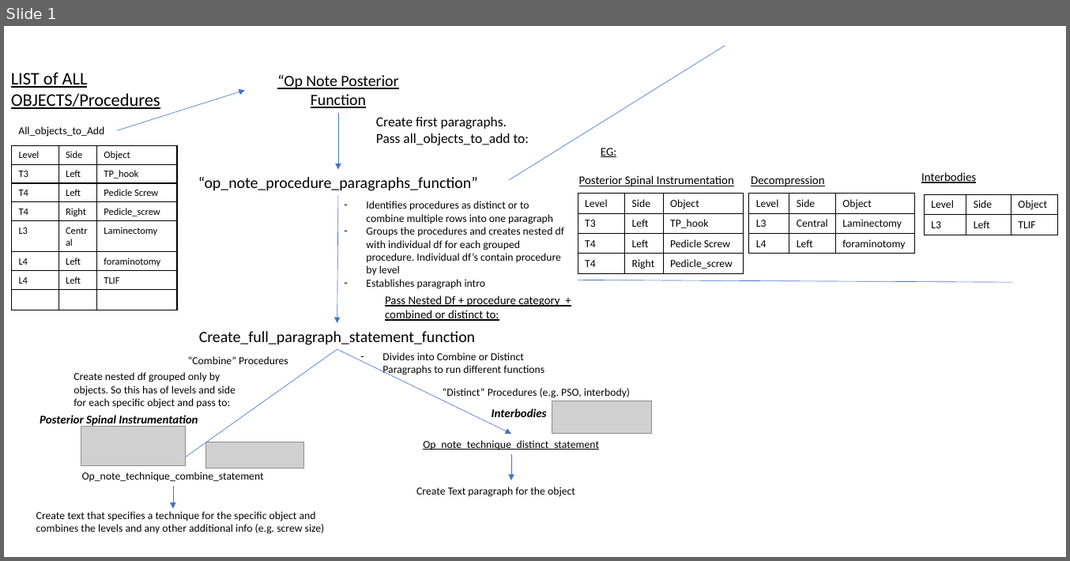
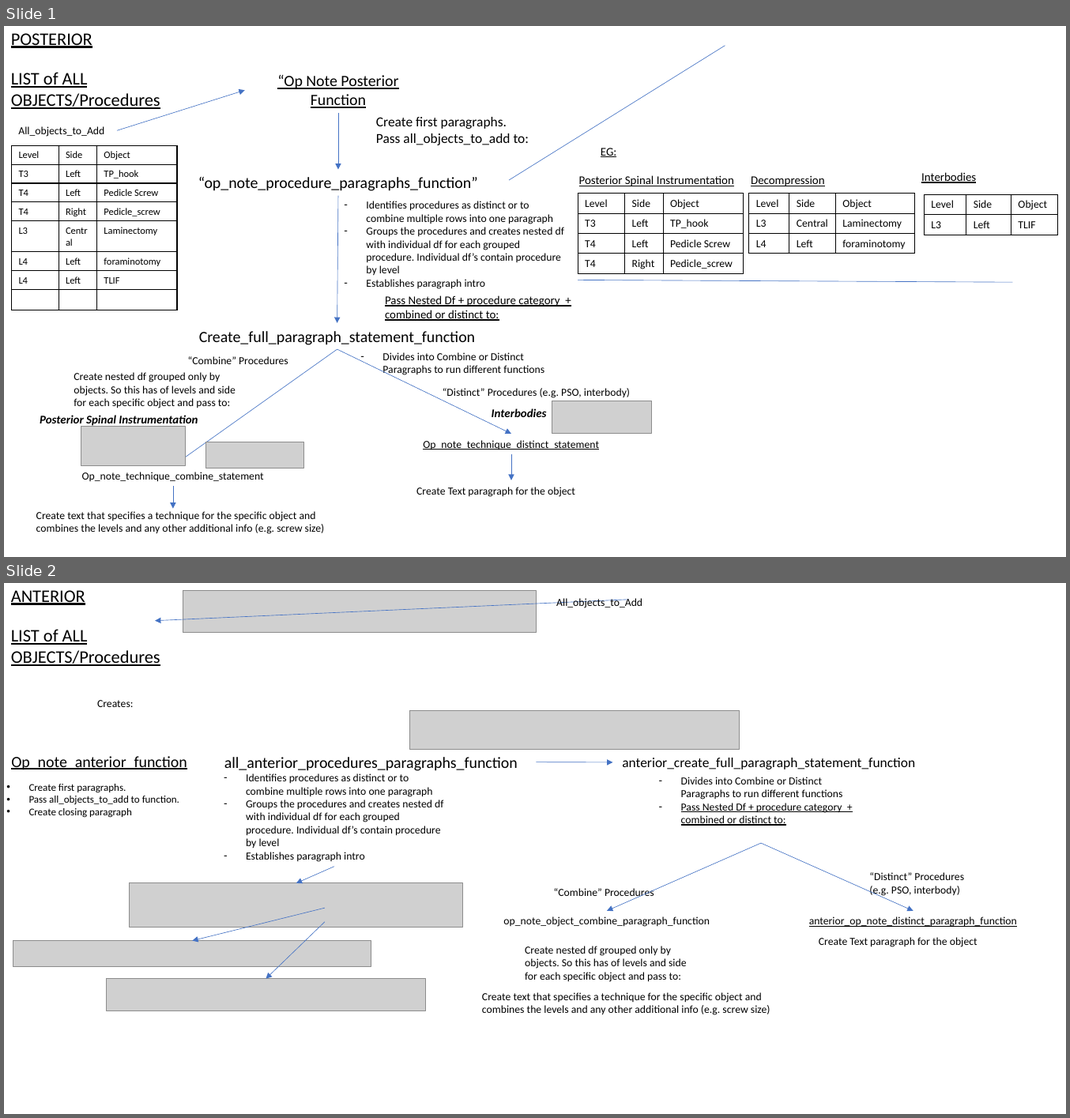
Before and after one commit to jeffhills/shiny_spine_logging, a slide deck: op_note_function_diagram.pptx. Shown one above the other, each under a label of ours: slide 1 before the commit, slides 1 and 2 after it. The pictures are 1070x561 and 1070x1118 pixels, drawn with LibreOffice and Linux fonts; fonts in the diff are those of the drawing; grey boxes stand for pictures. Boxes give left, top, right and bottom in pixels: in the first picture for what was removed or moved away, otherwise in the second. Text is boxed around its words. In the diff, an @@ line names an element or a change of style, - is before the commit and + after.

```diff
--- a/op_note_function_diagram.pptx
+++ b/op_note_function_diagram.pptx
@@ slide 2 added at <box>4,583,1066,1114</box>, background #FFFFFF @@
@@ text added at <box>11,590,85,605</box>, 18 pt, text #000000, underline @@
+ANTERIOR
@@ arrow added from (628, 600) to (155, 620), #4472C4 0.5 pt @@
@@ picture added at <box>183,591,536,633</box> @@
@@ text added at <box>556,598,642,608</box>, 11 pt, text #000000 @@
+All_objects_to_Add
@@ text added at <box>11,629,160,666</box>, 18 pt, text #000000, underline @@
+LIST of ALL OBJECTS/Procedures
@@ text added at <box>97,700,133,707</box>, 11 pt, text #000000 @@
+Creates:
@@ picture added at <box>409,710,739,750</box> @@
@@ text added at <box>11,756,187,770</box>, 16 pt, text #000000, underline @@
+Op_note_anterior_function
@@ text added at <box>224,757,518,771</box>, 16 pt, text #000000 @@
+all_anterior_procedures_paragraphs_function
@@ arrow added from (536, 762) to (613, 762), #4472C4 0.5 pt @@
@@ text added at <box>622,758,915,769</box>, 14 pt, text #000000 @@
+anterior_create_full_paragraph_statement_function
@@ text added at <box>29,784,179,818</box>, 10.5 pt, text #000000 @@
+• Create first paragraphs.
+• Pass all_objects_to_add to function.
+• Create closing paragraph
@@ text added at <box>246,773,443,862</box>, 11 pt, text #000000 @@
+– Identifies procedures as distinct or to combine multiple rows into one paragraph
+– Groups the procedures and creates nested df with individual df for each grouped procedure. Individual df’s contain procedure by level
+– Establishes paragraph intro
@@ text added at <box>681,777,843,826</box>, 11 pt, text #000000 @@
+– Divides into Combine or Distinct Paragraphs to run different functions
+– Pass Nested Df + procedure category + combined or distinct to:
@@ arrow added from (761, 843) to (607, 911), #4472C4 0.5 pt @@
@@ arrow added from (761, 843) to (912, 911), #4472C4 0.5 pt @@
@@ arrow added from (334, 866) to (296, 883), #4472C4 0.5 pt @@
@@ picture added at <box>130,883,463,927</box> @@
@@ text added at <box>554,888,654,900</box>, 11 pt, text #000000 @@
+“Combine” Procedures
@@ text added at <box>869,872,964,897</box>, 11 pt, text #000000 @@
+“Distinct” Procedures (e.g. PSO, interbody)
@@ arrow added from (325, 908) to (192, 940), #4472C4 0.5 pt @@
@@ arrow added from (325, 922) to (266, 979), #4472C4 0.5 pt @@
@@ text added at <box>503,916,709,927</box>, 11 pt, text #000000 @@
+op_note_object_combine_paragraph_function
@@ text added at <box>809,916,1017,927</box>, 11 pt, text #000000, underline @@
+anterior_op_note_distinct_paragraph_function
@@ text added at <box>818,937,977,947</box>, 11 pt, text #000000 @@
+Create Text paragraph for the object
@@ arrow added from (912, 931) to (912, 931), #4472C4 0.5 pt @@
@@ picture added at <box>13,940,371,966</box> @@
@@ text added at <box>525,946,687,982</box>, 11 pt, text #000000 @@
+Create nested df grouped only by objects. So this has of levels and side for each specific object and pass to:
@@ picture added at <box>106,979,426,1011</box> @@
@@ text added at <box>482,992,770,1015</box>, 11 pt, text #000000 @@
+Create text that specifies a technique for the specific object and combines the levels and any other additional info (e.g. screw size)
@@ slide 1 changed as well @@
@@ text added at <box>11,33,92,48</box>, 18 pt, text #000000, underline @@
+POSTERIOR
```
Also in this commit, not shown: 3 other files.
